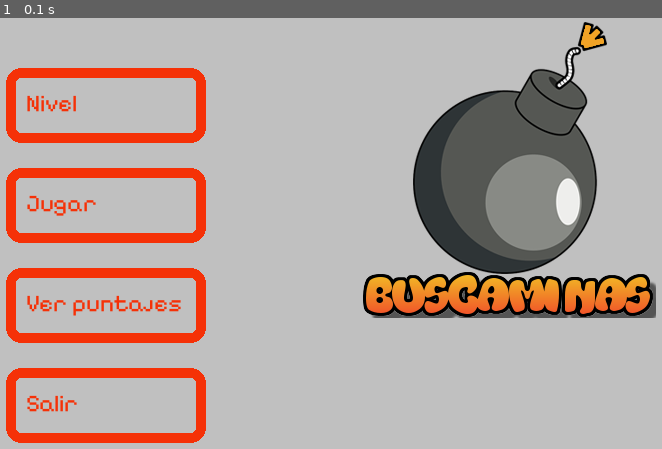
Above: before the commit, frame 1.
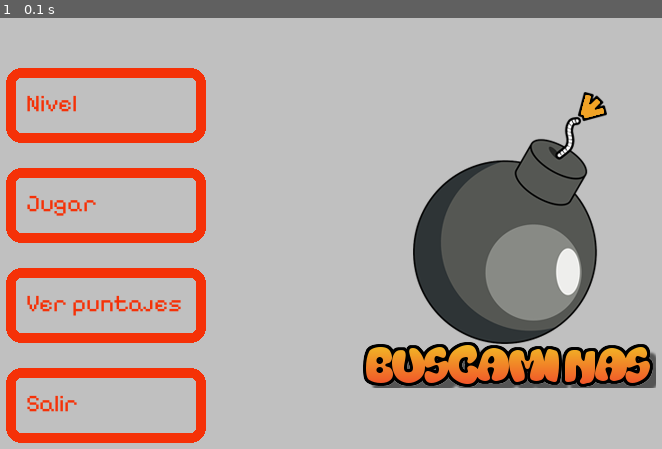
Above: after the commit, the same moment.

Repository: CristianEstMaida/pygame
Game: pygame game, started from segundo_parcial/principal.py
Two runs of this game, one before a commit and one after it. Both use one fixed random seed, a clock stepped at 60 frames per second and the inputs below.
Inputs:
- Up to frame 1 (0.1 s): no input

The runs differ from the first frame. In frame 1, 19% of the frame differs, in the area x 54-100%, y 0-86%.

Commit message:
Update principal.py

Diff:
--- a/segundo_parcial/principal.py
+++ b/segundo_parcial/principal.py
@@ -24,7 +24,7 @@
 pg.display.set_icon(imagen_mina)
 
 imagen_buscaminas = pg.image.load("segundo_parcial/recursos/buscaminas.png")
-posicion_buscaminas = (400, 0)
+posicion_buscaminas = (400, 70)
 
 ruta_fuente_pixel = "segundo_parcial/recursos/pixelifysans_variablefont_wght.ttf"
 ruta_fuente_jugando = "segundo_parcial/recursos/digital_7.ttf"
@@ -42,6 +42,9 @@
 
 ruta_imagen_blanco = "segundo_parcial/recursos/blanco.gif"
 imagen_blanco = pg.image.load(ruta_imagen_blanco)
+IMAGEN_BLANCO_ANCHO = imagen_blanco.get_width()
+IMAGEN_BLANCO_ALTO = imagen_blanco.get_height()
+RESOLUCION_IMAGEN_REINICIAR = (IMAGEN_BLANCO_ANCHO, IMAGEN_BLANCO_ALTO)
 
 imagen_reiniciar = pg.image.load("segundo_parcial/recursos/cara_sonriente.gif")
 IMAGEN_REINICIAR_ANCHO = imagen_reiniciar.get_width()
@@ -49,8 +52,12 @@
 RESOLUCION_IMAGEN_REINICIAR = (IMAGEN_REINICIAR_ANCHO, IMAGEN_REINICIAR_ALTO)
 imagen_reiniciar = pg.transform.scale(imagen_reiniciar, RESOLUCION_IMAGEN_REINICIAR)
 posicion_imagen_reiniciar = (120, 70)
+
 ruta_imagen_bandera = "segundo_parcial/recursos/bandera.gif"
 imagen_bandera = pg.image.load(ruta_imagen_bandera)
+IMAGEN_BANDERA_ANCHO = imagen_bandera.get_width()
+IMAGEN_BANDERA_ALTO = imagen_bandera.get_height()
+RESOLUCION_IMAGEN_BANDERA = (IMAGEN_BANDERA_ANCHO, IMAGEN_BANDERA_ALTO)
 ruta_musica_buscaminas = "segundo_parcial/recursos/buscaminas.mp3"
 pg.mixer.music.load(ruta_musica_buscaminas)
 pg.mixer.music.set_volume(0.3)
